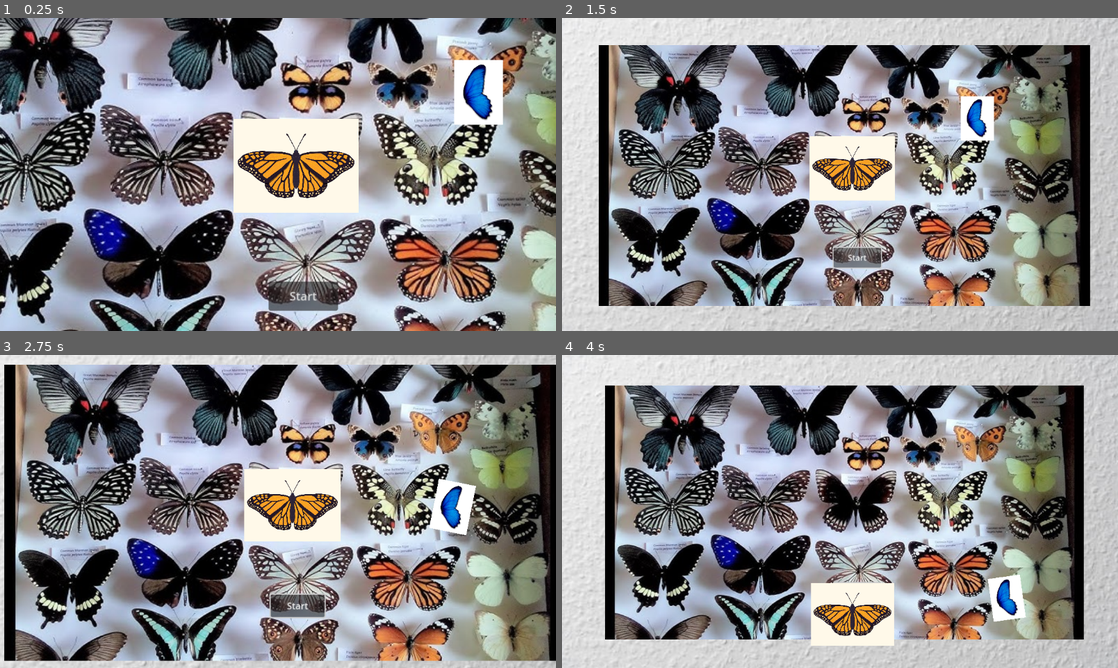
Above: before the commit, frames 1-4 (two rows, left to right).
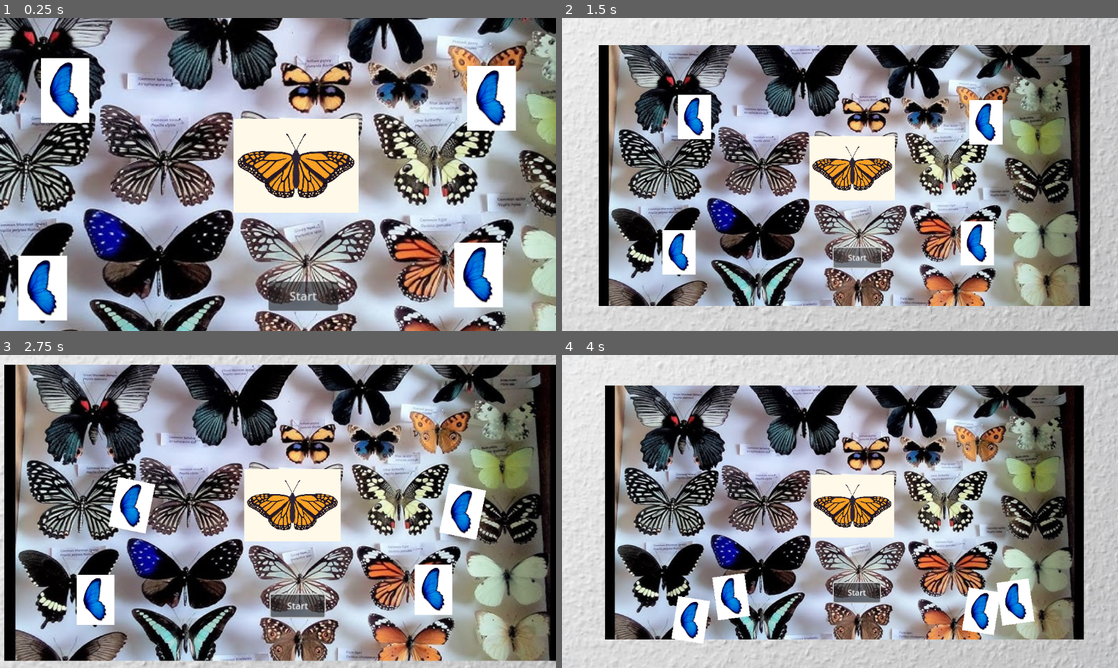
Above: after the commit, the same moments.

Repository: benitsch/Ludum-Dare-58
Game: Godot game, scene res://Scenes/title_screen.tscn
Same seed, same stepped clock (60 frames per second), same inputs: the game is played once before the commit and once after it.
Inputs (mouse positions are in pixels of both pictures, inside the frame that each line leads up to):
- Up to frame 1 (0.25 s): no input
- Up to frame 2 (1.5 s): click "Start" at 0.5 s; click "Start" at 1.25 s
- Up to frame 3 (2.75 s): tap Enter (ui_accept) at 2 s; move the mouse to (400, 495) at 2.02 s; hold Right (move_right) from 2.03 s (still down); hold Shift (dash) from 2.03 s (still down); click (400, 495) at 2.17 s; tap Space (jump) at 2.27 s
- Up to frame 4 (4 s): release Right (move_right) at 2.75 s; release Shift (dash) at 2.75 s; drag from (728, 527) to (812, 574) at 2.77 s; move the mouse to (895, 442) at 3.52 s; hold Right (move_right) from 3.53 s (still down); hold Shift (dash) from 3.53 s (still down)

The runs differ from the first frame. In frame 1, 7.6% of the frame differs, in the area x 3-93%, y 12-97%; in frame 2, 3.6%; in frame 3, 4.6%; in frame 4, 9.0%, in the area x 19-85%, y 38-93%.

Commit message:
Title Screen multiple wings and load level1

Diff:
--- a/Scenes/title_screen.tscn
+++ b/Scenes/title_screen.tscn
@@ -10,8 +10,8 @@
 [ext_resource type="Script" uid="uid://cdieqvotu6bmh" path="res://addons/shaker/data/Single/BaseShakerType1D.gd" id="7_o1e67"]
 [ext_resource type="Script" uid="uid://ct8qs6ohbgkcp" path="res://addons/shaker/data/Vector2/ShakerPreset2D.gd" id="8_ycay6"]
 [ext_resource type="Script" uid="uid://b6a3og2e0da8c" path="res://addons/shaker/data/Vector2/ShakerTypeSquareWave2D.gd" id="10_8mikk"]
-[ext_resource type="Script" uid="uid://cu3w44hcpf7c7" path="res://Scenes/main_butterfly.gd" id="10_o1e67"]
-[ext_resource type="Script" uid="uid://bwvucpmlmk0jw" path="res://Scenes/butterfly_wing.gd" id="11_sqelc"]
+[ext_resource type="Script" uid="uid://cu3w44hcpf7c7" path="res://Scripts/main_butterfly.gd" id="10_o1e67"]
+[ext_resource type="Script" uid="uid://bwvucpmlmk0jw" path="res://Scripts/butterfly_wing.gd" id="11_sqelc"]
 [ext_resource type="Texture2D" uid="uid://bvvir6mcgcmcj" path="res://Images/butterfly_wing.jpg" id="11_w5sh6"]
 
 [sub_resource type="Resource" id="Resource_bsy20"]
@@ -122,10 +122,32 @@
 shakerPreset = SubResource("Resource_sqelc")
 metadata/_custom_type_script = "uid://dt0k1ik8w2s2h"
 
+[node name="VisibleOnScreenNotifier2D" type="VisibleOnScreenNotifier2D" parent="MainButterfly"]
+rect = Rect2(-644.9453, -481.85303, 1282.4712, 963.70654)
+
 [node name="ButterflyWing" type="Sprite2D" parent="."]
-position = Vector2(854, 211)
+position = Vector2(283, 207.99998)
+scale = Vector2(0.13958332, 0.13958333)
+texture = ExtResource("11_w5sh6")
+script = ExtResource("11_sqelc")
+
+[node name="ButterflyWing2" type="Sprite2D" parent="."]
+position = Vector2(872, 219)
+scale = Vector2(0.13958332, 0.13958333)
+texture = ExtResource("11_w5sh6")
+script = ExtResource("11_sqelc")
+
+[node name="ButterflyWing3" type="Sprite2D" parent="."]
+position = Vector2(252, 481)
+scale = Vector2(0.13958332, 0.13958333)
+texture = ExtResource("11_w5sh6")
+script = ExtResource("11_sqelc")
+
+[node name="ButterflyWing4" type="Sprite2D" parent="."]
+position = Vector2(854, 463)
 scale = Vector2(0.13958332, 0.13958333)
 texture = ExtResource("11_w5sh6")
 script = ExtResource("11_sqelc")
 
 [connection signal="pressed" from="StartButton" to="." method="_on_start_button_pressed"]
+[connection signal="screen_exited" from="MainButterfly/VisibleOnScreenNotifier2D" to="." method="_on_visible_on_screen_notifier_2d_screen_exited"]
--- a/Scripts/title_screen.gd
+++ b/Scripts/title_screen.gd
@@ -2,24 +2,43 @@
 
 var userPressedStartButton = false
 var currentShakes = 0
-var maxShakesAllowed = 4
+var maxShakesAllowed = 5
+
+var wings = []
+
+func _ready() -> void:
+	wings = [
+		$ButterflyWing,
+		$ButterflyWing2,
+		$ButterflyWing3,
+		$ButterflyWing4
+	]
 
 func _on_start_button_pressed() -> void:
 	$Camera2D/AnimationPlayer.play("ZoomOut")
 	userPressedStartButton = true
-	pass # Replace with function body.
 
 func _input(event: InputEvent) -> void:
 	if userPressedStartButton && event is InputEventKey:
 		if Input.is_action_just_pressed("move_left") || Input.is_action_just_pressed("move_right"):
 			currentShakes += 1
-			$MainButterfly/ShakerComponent2D.play_shake()
-			$ButterflyBoard/ShakerComponent2D.play_shake()
-			# TODO randomly choose multiple butterfly wings to fall down on different currentShakes value (until maxShakesAllowed is reached)
-			if currentShakes == 1:
-				# TODO animate glide down
-				$ButterflyWing.fallDown()
-			if currentShakes == 4:
+			playShakes()
+			wingFallDown()
+
+			if currentShakes >= maxShakesAllowed:
 				$MainButterfly.fallDown()
-				# TODO start level1 scene when main butterfly is out of view
-				#get_tree().change_scene_to_file("res://Scenes/level1.tscn")
+
+func playShakes() -> void:
+	$MainButterfly/ShakerComponent2D.play_shake()
+	$ButterflyBoard/ShakerComponent2D.play_shake()
+
+func wingFallDown() -> void:
+	if wings.size() > 0:
+		var random_index = randi() % wings.size()
+		var chosen_wing = wings[random_index]
+		chosen_wing.fallDown()
+		wings.remove_at(random_index)
+
+
+func _on_visible_on_screen_notifier_2d_screen_exited() -> void:
+	get_tree().change_scene_to_file("res://Scenes/level1.tscn")
Renamed: Scenes/butterfly_wing.gd -> Scripts/butterfly_wing.gd
Renamed: Scenes/butterfly_wing.gd.uid -> Scripts/butterfly_wing.gd.uid
Renamed: Scenes/main_butterfly.gd -> Scripts/main_butterfly.gd
Renamed: Scenes/main_butterfly.gd.uid -> Scripts/main_butterfly.gd.uid
